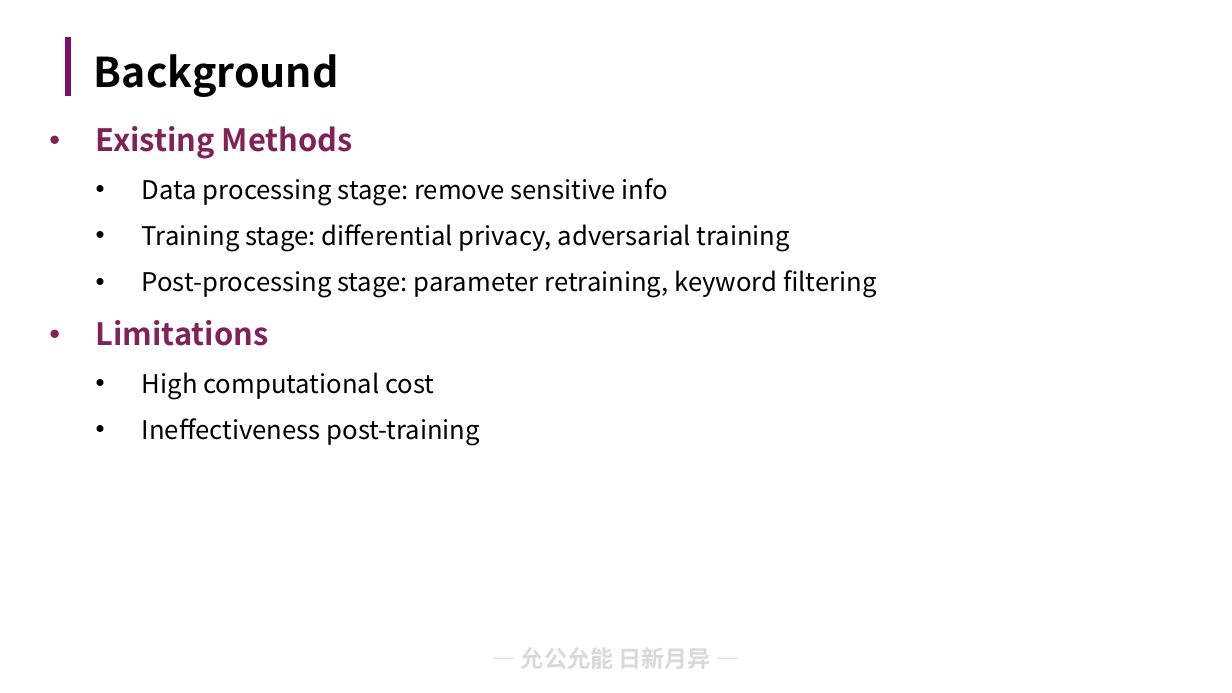
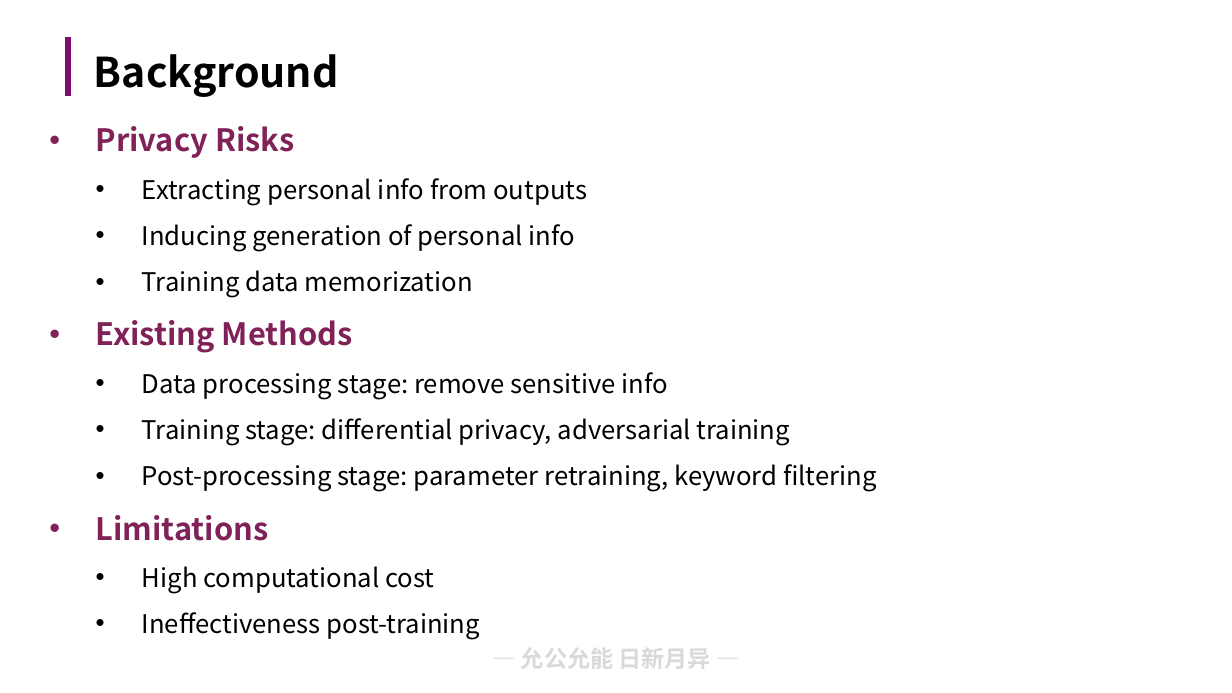
Before and after one commit to lxmliu2002/Data_Security, a slide deck: slide 4 of lab7/report/slides.pptx. Drawn at 1232x693 pixels with LibreOffice and Linux fonts; fonts in the diff are those of the drawing; background and template pictures are left out. Boxes give left, top, right and bottom in pixels: in the first picture for what was removed or moved away, otherwise in the second. Text is boxed around its words. In the diff, an @@ line names an element or a change of style, - is before the commit and + after.

```diff
--- a/lab7/report/slides.pptx
+++ b/lab7/report/slides.pptx
@@ text at box(96, 126, 587, 298): paragraphs added @@
+• Privacy Risks
+  • Extracting personal info from outputs
+  • Inducing generation of personal info
+  • Training data memorization
```
Also in this commit, not shown: 5 other slides changed, 10 slides added.
